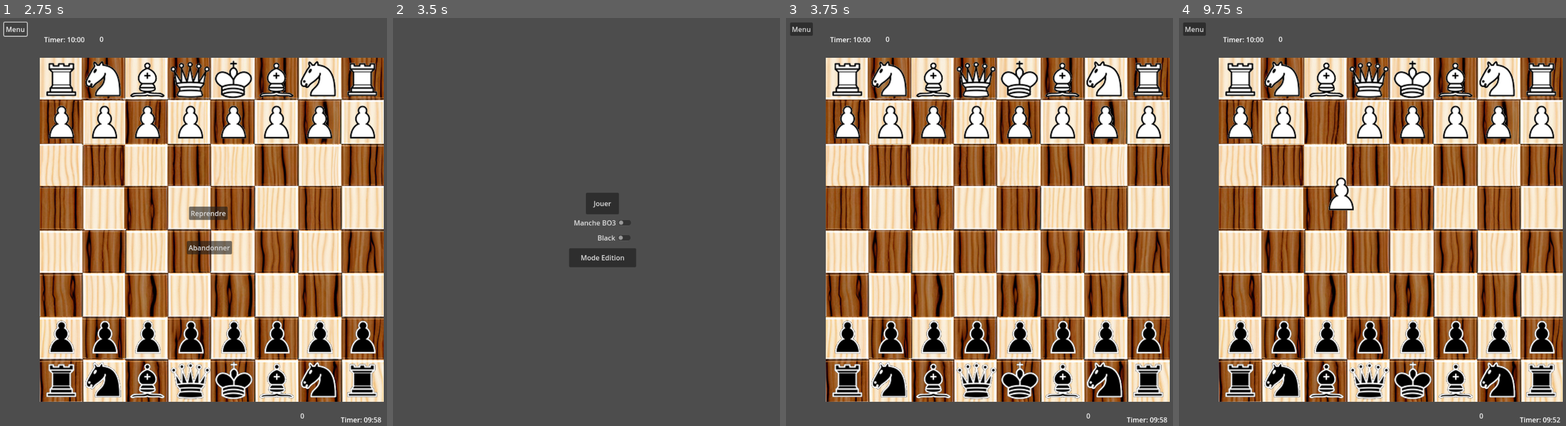
Above: before the commit, frames 1-4 (left to right).
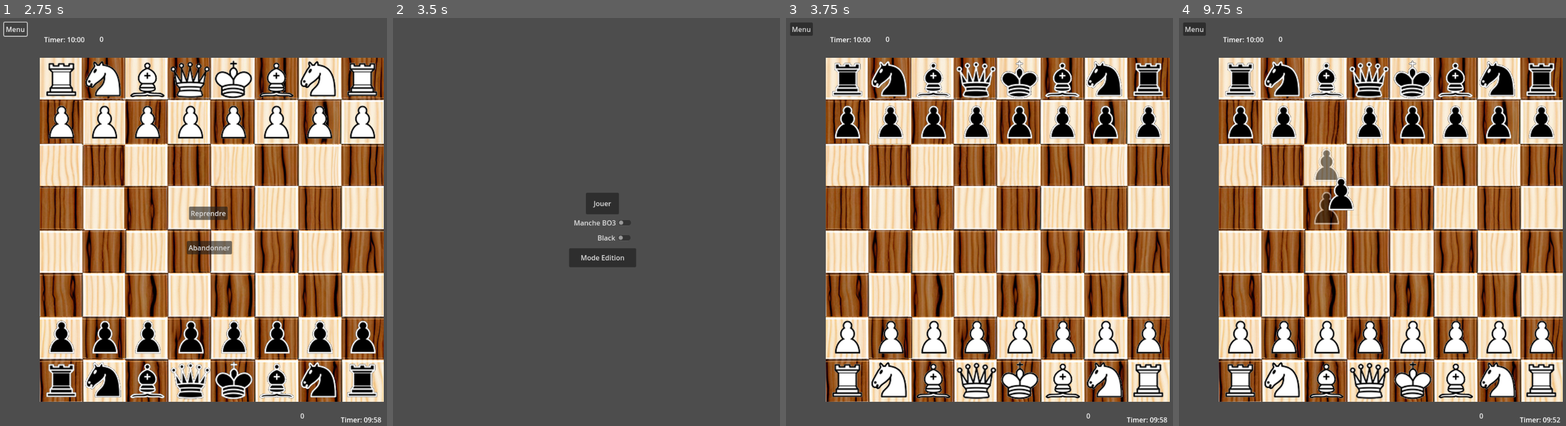
Above: after the commit, the same moments.

Repository: FabriceValmont/ChessGame-in-Godot4
Game: Godot game, scene res://Scene/menu.tscn
Two runs of this game, one before a commit and one after it. Both use one fixed random seed, a clock stepped at 60 frames per second and the inputs below.
Inputs (mouse positions are in pixels of both pictures, inside the frame that each line leads up to):
- Up to frame 1 (2.75 s): click "Black" at 0.5 s; click "Jouer" at 1.25 s; click "Menu" at 2 s
- Up to frame 2 (3.5 s): click "Abandonner" at 2.75 s
- Up to frame 3 (3.75 s): click "Jouer" at 3.5 s
- Up to frame 4 (9.75 s): tap Enter at 4.25, 5.75, 7.25 s; move the mouse to (1484, 209) at 4.27 s; hold Shift 4.28-5 s; click (1484, 209) at 4.42 s; tap Space at 5, 6.5, 8 s; drag from (1302, 250) to (1240, 336) at 5.02 s; move the mouse to (1434, 136) at 5.77 s; tap Ctrl at 5.85 s; click (1434, 136) at 5.92 s; drag from (1368, 315) to (1457, 336) at 6.52 s; move the mouse to (1519, 295) at 7.27 s; tap Alt at 7.35 s; click (1519, 295) at 7.42 s; drag from (1260, 164) to (1326, 336) at 8.02 s; move the mouse to (1411, 230) at 8.77 s; hold Shift 8.78-9.5 s; click (1411, 230) at 8.92 s; drag from (1326, 124) to (1368, 336) at 9.52 s

Frames 1-2 are identical in both runs. In frame 3, 12% of the frame differs, in the area x 11-98%, y 10-94%; in frame 4, 13%.
Error in both runs: Invalid access to property or key 'i' on a base object of type 'null instance'. (res://Script/Variable_global.gd:1137)

Commit message:
PréMove pion des deux côtés fonctionnel.

Diff:
--- a/Script/Pawn.gd
+++ b/Script/Pawn.gd
@@ -515,27 +515,50 @@
 
 
 func previewAllMove():
-	if white == true:
-		if initialPosition == true :
-			previewMove(0, -1, "White", "Black")
-			previewMove(0, -2, "White", "Black")
-			previewMove(-1, -1, "White", "Black")
-			previewMove(1, -1, "White", "Black")
-		elif initialPosition == false :
-			previewMove(0, -1, "White", "Black")
-			previewMove(-1, -1, "White", "Black")
-			previewMove(1, -1, "White", "Black")
-
-	elif white == false:
-		if initialPosition == true :
-			previewMove(0, 1, "Black", "White")
-			previewMove(0, 2, "Black", "White")
-			previewMove(-1, 1, "Black", "White")
-			previewMove(1, 1, "Black", "White")
-		elif initialPosition == false :
-			previewMove(0, 1, "Black", "White")
-			previewMove(-1, 1, "Black", "White")
-			previewMove(1, 1, "Black", "White")
+	if VariableGlobal.startWhite == true:
+		if white == true:
+			if initialPosition == true :
+				previewMove(0, -1, "White", "Black")
+				previewMove(0, -2, "White", "Black")
+				previewMove(-1, -1, "White", "Black")
+				previewMove(1, -1, "White", "Black")
+			elif initialPosition == false :
+				previewMove(0, -1, "White", "Black")
+				previewMove(-1, -1, "White", "Black")
+				previewMove(1, -1, "White", "Black")
+
+		elif white == false:
+			if initialPosition == true :
+				previewMove(0, 1, "Black", "White")
+				previewMove(0, 2, "Black", "White")
+				previewMove(-1, 1, "Black", "White")
+				previewMove(1, 1, "Black", "White")
+			elif initialPosition == false :
+				previewMove(0, 1, "Black", "White")
+				previewMove(-1, 1, "Black", "White")
+				previewMove(1, 1, "Black", "White")
+	elif VariableGlobal.startWhite == false:
+		if white == true:
+			if initialPosition == true :
+				previewMove(0, 1, "White", "Black")
+				previewMove(0, 2, "White", "Black")
+				previewMove(-1, 1, "White", "Black")
+				previewMove(1, 1, "White", "Black")
+			elif initialPosition == false :
+				previewMove(0, 1, "White", "Black")
+				previewMove(-1, 1, "White", "Black")
+				previewMove(1, 1, "White", "Black")
+
+		elif white == false:
+			if initialPosition == true :
+				previewMove(0, -1, "Black", "White")
+				previewMove(0, -2, "Black", "White")
+				previewMove(-1, -1, "Black", "White")
+				previewMove(1, -1, "Black", "White")
+			elif initialPosition == false :
+				previewMove(0, -1, "Black", "White")
+				previewMove(-1, -1, "Black", "White")
+				previewMove(1, -1, "Black", "White")
 
 func deleteAllChildMovePreview():
 	var numberOfChildren = get_node("/root/gameScreen/MovePreview").get_child_count()
--- a/Script/gameMenu.gd
+++ b/Script/gameMenu.gd
@@ -25,6 +25,7 @@
 
 func _on_abandon_pressed():
 	VariableGlobal.gameLaunch = false
+	VariableGlobal.startWhite = true
 	VariableGlobal.turnWhite = true
 	VariableGlobal.updateOfThePartsAttack = false
 	VariableGlobal.pieceProtectTheKing = false
--- a/Script/queen.gd
+++ b/Script/queen.gd
@@ -369,7 +369,7 @@
 		if nameOfPiece == "QueenWhite":
 			i = 9
 			j = 5
-			Position = Vector2(450,750)
+			Position = Vector2(350,750)
 	else:
 		i = 2
 		j = 5
@@ -392,7 +392,7 @@
 		if nameOfPiece == "QueenWhite":
 			i = 2
 			j = 5
-			Position = Vector2(450,50)
+			Position = Vector2(350,50)
 	else:
 		i = 9
 		j = 5
